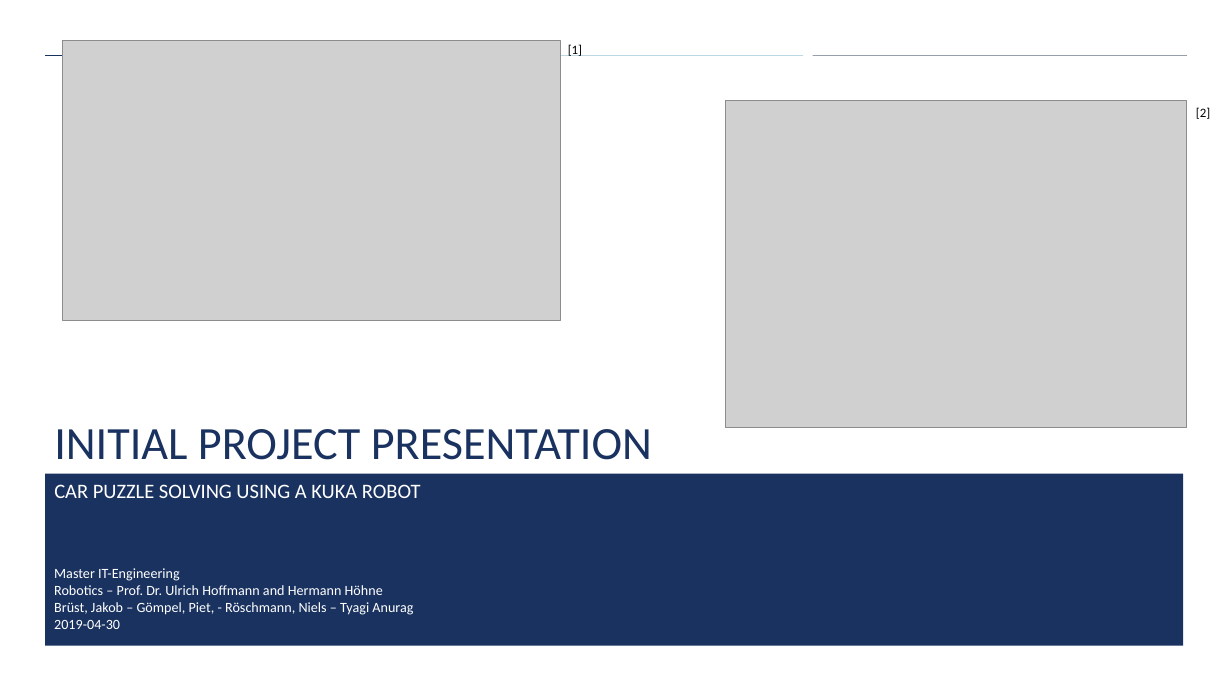
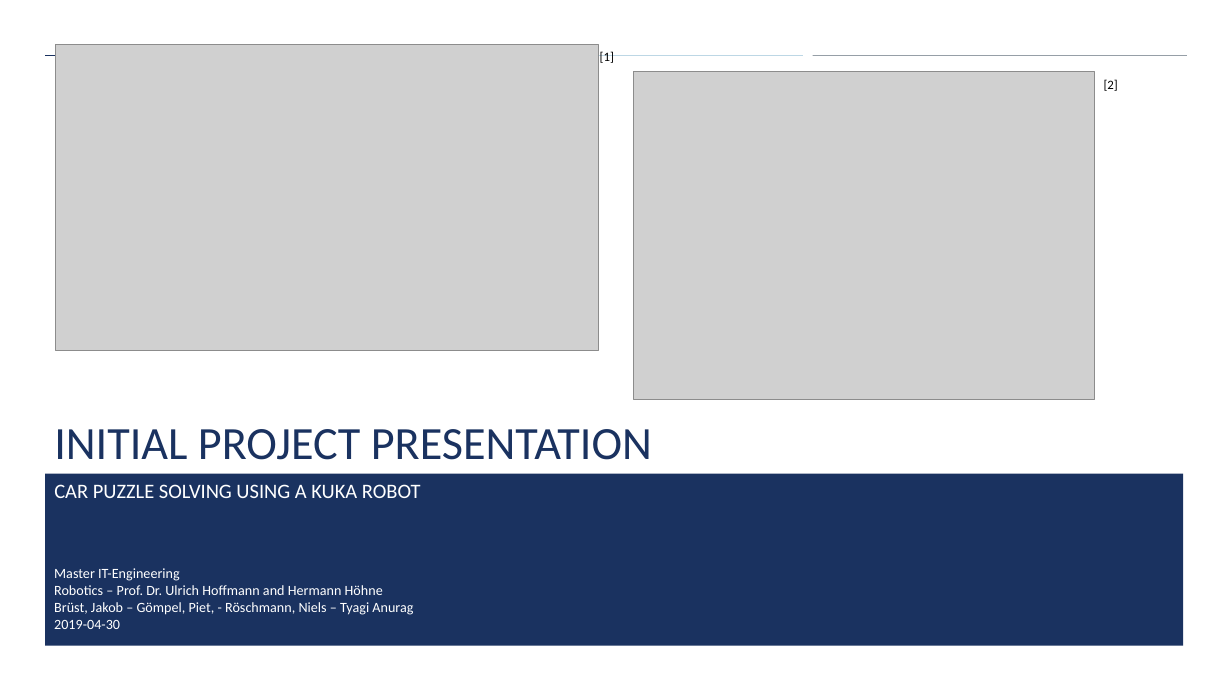
Before and after one commit to Pietfried/robotics-carpuzzle, a slide deck: slide 1 of Documentation/MuITE_RB_InitialPresentation.pptx. Drawn at 1232x693 pixels with LibreOffice and Linux fonts; fonts in the diff are those of the drawing; grey boxes stand for pictures; background and template pictures are left out. Boxes give left, top, right and bottom in pixels: in the first picture for what was removed or moved away, otherwise in the second. Text is boxed around its words. In the diff, an @@ line names an element or a change of style, - is before the commit and + after.

```diff
--- a/Documentation/MuITE_RB_InitialPresentation.pptx
+++ b/Documentation/MuITE_RB_InitialPresentation.pptx
@@ picture: place and size @@
-picture at <box>63,41,560,321</box>
+picture at <box>55,44,599,350</box>
@@ text "[1]": place and size @@
-text "[1]" at <box>568,44,582,56</box>
+text "[1]" at <box>600,51,614,63</box>
@@ picture: place and size @@
-picture at <box>726,101,1187,428</box>
+picture at <box>633,72,1094,399</box>
@@ text "[2]": place and size @@
-text "[2]" at <box>1196,107,1210,119</box>
+text "[2]" at <box>1104,79,1118,91</box>
```
Also in this commit, not shown: 8 other slides changed, 1 other file.
